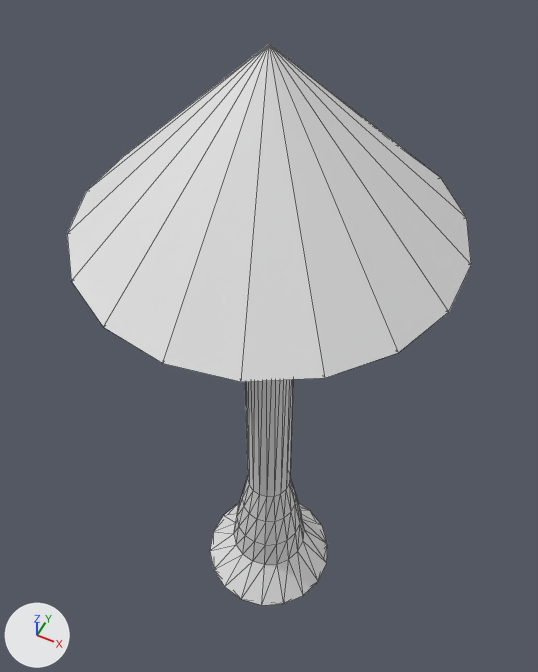
A saved change to the glTF model Hanamura/Content/Models/Tree.glb.
Rendered twice from a 50 mm camera at (1.29, -2.58, 5.91) aimed at (-0.1, 0.2, 2.43). Arrows for +X, +Y and +Z are at lower left; the lights stay in place. Mesh edges are drawn as thin lines. Vertices at the same position are counted once.

The first picture shows 'Tree'.
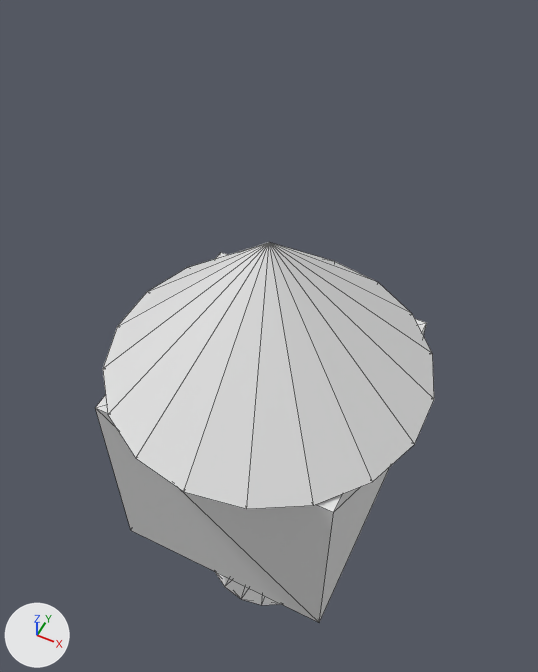
Boxes [x1, y1, x2, y2] around the edits, measured in the pictures (538 x 672 px; the box of a moved part takes in the faces that stretch with it):
'Tree', reshaped (18% narrower, 35% shorter)
    before: [67, 44, 471, 605]
    after: [103, 242, 434, 605]
'Cube', added
    after: [95, 252, 427, 622]
part 1 of me_circle_001, moved or reshaped
    before: [67, 44, 471, 497]
    after: [103, 242, 434, 509]

What changed in the scene script:
```text
Change me_circle_001:
    where me_circle_001.from_pydata(...)  # 145 vertices, 286 faces; spans x -0.98..0.98, y -0.99..0.99, z 0.0..4.45
    used by ob_tree; location = (0.0, 0.0, 0.0)
    me_circle_001 part 1: all 55 vertices in x -0.98..0.98, y -0.99..0.99, z 3.48..4.45 are moved by (0.0, 0.0, -1.05)
Add me_cube_002:
    me_cube_002.from_pydata(...)  # a box spanning x -0.744..0.744, y -0.744..0.744, z 0.951..2.439
Add ob_cube:
    ob_cube = bpy.data.objects.new('Cube', me_cube_002)
    ob_cube.location = (0.0, 0.0, 0.0)
```
